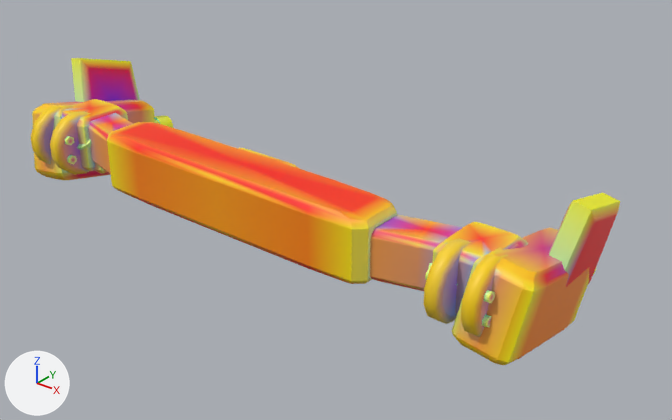
What one commit did to the glTF model models/parts/llm_gen_waist_ordnance_048_901c3a.glb.
Rendered twice from a 50 mm lens placed at (58.5, -45.5, 38.9), pointed at (5.0, 21.4, -2.6). Lighting does not change. The marker at lower left points along +X, +Y and +Z. The first picture is the older version. Vertices at exactly the same position are counted once.

Names of what the first picture shows: 'adapter_waist_arm_l', 'adapter_waist_arm_r', 'adapter_waist_rear_yoke_dark', 'adapter_waist_swivel_l', 'adapter_waist_swivel_r', 'cannon_casing_1_wing_white_l', 'cannon_casing_1_wing_white_r', 'rear_capacitor_fin_4_adapter_dark_l', 'rear_capacitor_fin_4_adapter_dark_r', 'servo_0_servo_accent_l', 'servo_0_servo_accent_r' and 6 more.
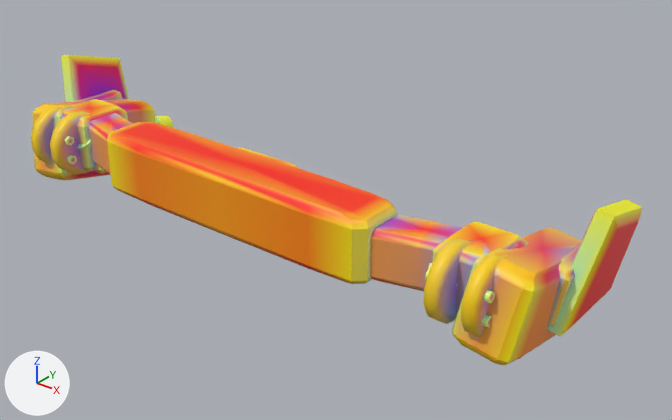
Boxes [x1, y1, x2, y2] around the edits, measured in the pictures (672 x 420 px):
'rear_capacitor_fin_6_adapter_dark_r', added
    after: [547, 199, 642, 337]
'rear_capacitor_fin_4_adapter_dark_r', deleted
    before: [549, 193, 620, 287]
'rear_capacitor_fin_4_adapter_dark_l', deleted
    before: [71, 58, 140, 102]
'rear_capacitor_fin_6_adapter_dark_l', added
    after: [61, 55, 129, 102]
'adapter_sub_fin_clevis_dark_5_adapter_dark_r', added (brown)
    after: [548, 242, 581, 326]
'adapter_sub_fin_clevis_dark_5_adapter_dark_l', added
    after: [72, 90, 122, 102]
part 1 of me_cannon_casing_1_wing_white_r, recoloured
    before: [499, 227, 589, 337]
    after: [499, 227, 581, 337]

Patch to the scene script:
```diff
--- a/models/parts/llm_gen_waist_ordnance_048_901c3a.glb.py
+++ b/models/parts/llm_gen_waist_ordnance_048_901c3a.glb.py
@@ me_cannon_casing_1_wing_white_r @@
 me_cannon_casing_1_wing_white_r.from_pydata(...)  # 114 vertices, 224 faces; spans x 25.3..32.1, y 10.1..25.4, z -7.4..3.7
 # used by ob_cannon_casing_1_wing_white_r; location = (0.0, 0.0, 0.0)
+# me_cannon_casing_1_wing_white_r part 1: 71 faces centred in x 26.6..31.9, y 11.6..25.3, z -4.6..3.6 are repainted in the vertex colours, in many colours
 me_cannon_casing_1_wing_white_r.materials.append(mat_defaultmaterial_012)
@@ me_rear_capacitor_fin_6_adapter_dark_l @@
+me_rear_capacitor_fin_6_adapter_dark_l.from_pydata(...)  # 26 vertices, 48 faces; spans x -34.95..-30.95, y 16.59..25.77, z -4.05..7.22
+me_rear_capacitor_fin_6_adapter_dark_l.materials.append(mat_defaultmaterial_023)
@@ me_rear_capacitor_fin_6_adapter_dark_r @@
+me_rear_capacitor_fin_6_adapter_dark_r.from_pydata(...)  # 26 vertices, 48 faces; spans x 30.95..34.95, y 16.59..25.77, z -4.05..7.22
+me_rear_capacitor_fin_6_adapter_dark_r.materials.append(mat_defaultmaterial_022)
@@ me_adapter_sub_fin_clevis_dark_5_adapter_dark_l @@
+me_adapter_sub_fin_clevis_dark_5_adapter_dark_l.from_pydata(...)  # 114 vertices, 224 faces; spans x -32.72..-29.91, y 16.39..23.93, z -3.79..2.15
+me_adapter_sub_fin_clevis_dark_5_adapter_dark_l.materials.append(mat_defaultmaterial_021)
@@ me_adapter_sub_fin_clevis_dark_5_adapter_dark_r @@
+me_adapter_sub_fin_clevis_dark_5_adapter_dark_r.from_pydata(...)  # 114 vertices, 224 faces; spans x 29.91..32.72, y 16.39..23.93, z -3.79..2.15
+me_adapter_sub_fin_clevis_dark_5_adapter_dark_r.materials.append(mat_defaultmaterial_020)
@@ ob_rear_capacitor_fin_4_adapter_dark_r @@
-ob_rear_capacitor_fin_4_adapter_dark_r = bpy.data.objects.new('rear_capacitor_fin_4_adapter_dark_r', me_rear_capacitor_fin_4_adapter_dark_r)
-ob_rear_capacitor_fin_4_adapter_dark_r.location = (0.0, 0.0, 0.0)
@@ ob_rear_capacitor_fin_4_adapter_dark_l @@
-ob_rear_capacitor_fin_4_adapter_dark_l = bpy.data.objects.new('rear_capacitor_fin_4_adapter_dark_l', me_rear_capacitor_fin_4_adapter_dark_l)
-ob_rear_capacitor_fin_4_adapter_dark_l.location = (0.0, 0.0, 0.0)
@@ ob_rear_capacitor_fin_6_adapter_dark_l @@
+ob_rear_capacitor_fin_6_adapter_dark_l = bpy.data.objects.new('rear_capacitor_fin_6_adapter_dark_l', me_rear_capacitor_fin_6_adapter_dark_l)
+ob_rear_capacitor_fin_6_adapter_dark_l.location = (0.0, 0.0, 0.0)
@@ ob_rear_capacitor_fin_6_adapter_dark_r @@
+ob_rear_capacitor_fin_6_adapter_dark_r = bpy.data.objects.new('rear_capacitor_fin_6_adapter_dark_r', me_rear_capacitor_fin_6_adapter_dark_r)
+ob_rear_capacitor_fin_6_adapter_dark_r.location = (0.0, 0.0, 0.0)
@@ ob_adapter_sub_fin_clevis_dark_5_adapter_dark_l @@
+ob_adapter_sub_fin_clevis_dark_5_adapter_dark_l = bpy.data.objects.new('adapter_sub_fin_clevis_dark_5_adapter_dark_l', me_adapter_sub_fin_clevis_dark_5_adapter_dark_l)
+ob_adapter_sub_fin_clevis_dark_5_adapter_dark_l.location = (0.0, 0.0, 0.0)
@@ ob_adapter_sub_fin_clevis_dark_5_adapter_dark_r @@
+ob_adapter_sub_fin_clevis_dark_5_adapter_dark_r = bpy.data.objects.new('adapter_sub_fin_clevis_dark_5_adapter_dark_r', me_adapter_sub_fin_clevis_dark_5_adapter_dark_r)
+ob_adapter_sub_fin_clevis_dark_5_adapter_dark_r.location = (0.0, 0.0, 0.0)
```
